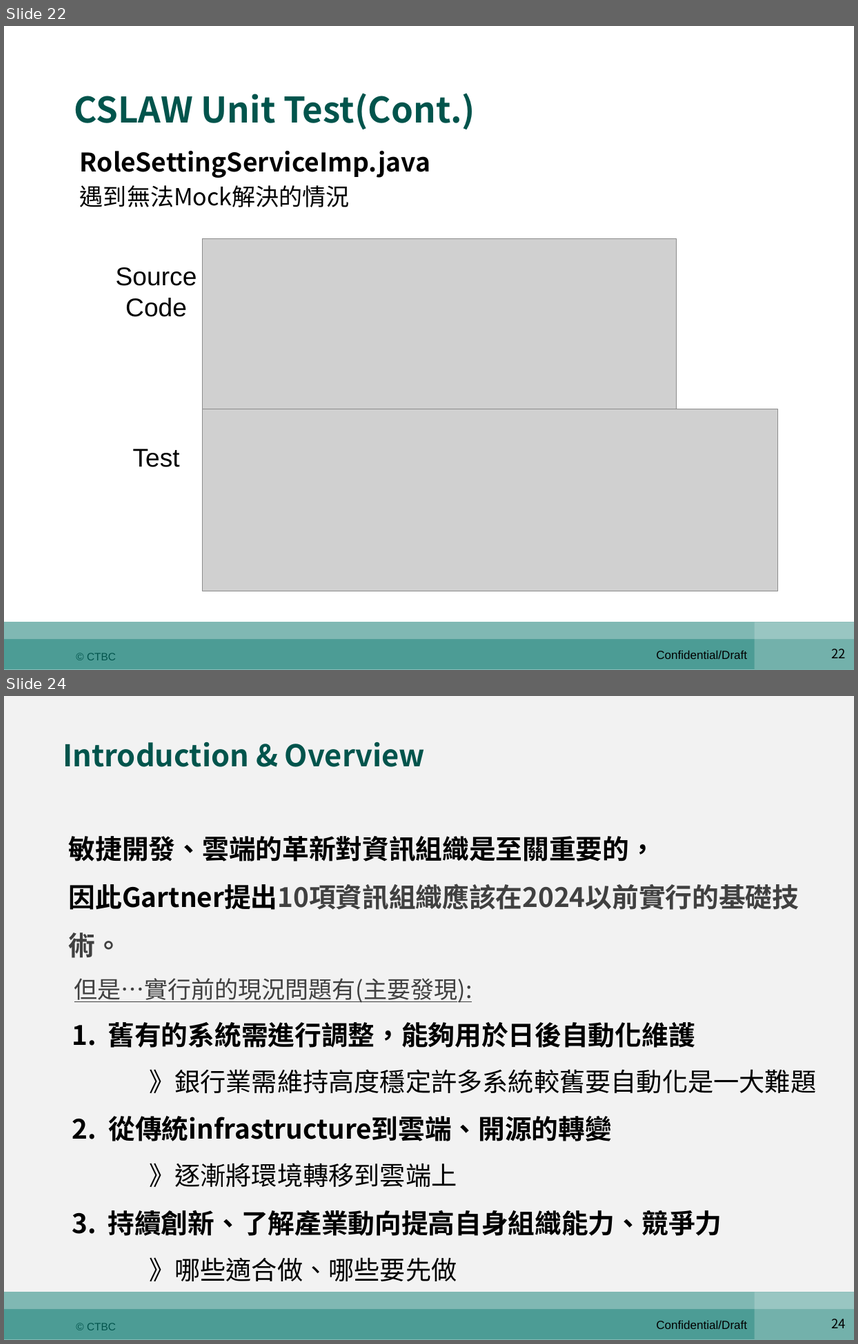
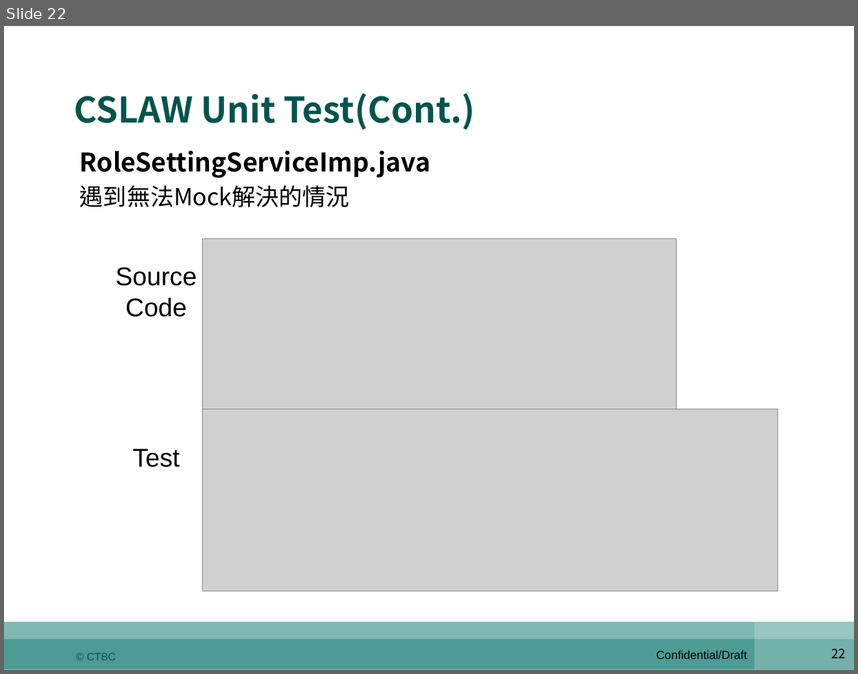
Before and after one commit to shaven105/duh, a slide deck: QQ2.pptx. Shown one above the other, each under a label of ours: slides 22 and 24 before the commit, slide 22 after it; the slides between them are not shown. The pictures are 858x1344 and 858x674 pixels, drawn with LibreOffice and Linux fonts; fonts in the diff are those of the drawing; grey boxes stand for pictures. Boxes give left, top, right and bottom in pixels: in the first picture for what was removed or moved away, otherwise in the second. Text is boxed around its words. In the diff, an @@ line names an element or a change of style, - is before the commit and + after.

```diff
--- a/QQ2.pptx
+++ b/QQ2.pptx
@@ slide 24 removed at [4, 696, 854, 1340], background #F2F2F2; not listed: 7 template elements that a slide beside it also shows @@
@@ title removed at [63, 742, 425, 767] @@
-Introduction & Overview
@@ text removed at [69, 836, 799, 1003] @@
-敏捷開發、雲端的革新對資訊組織是至關重要的，
-因此Gartner提出10項資訊組織應該在2024以前實行的基礎技術。
-但是…實行前的現況問題有(主要發現):
@@ text removed at [72, 1022, 816, 1282] @@
-1. 舊有的系統需進行調整，能夠用於日後自動化維護
-》銀行業需維持高度穩定許多系統較舊要自動化是一大難題
-2. 從傳統infrastructure到雲端、開源的轉變
-》逐漸將環境轉移到雲端上
-3. 持續創新、了解產業動向提高自身組織能力、競爭力
-》哪些適合做、哪些要先做
```
Also in this commit, not shown: 6 slides changed, 4 slides added, 14 other slides removed, 3 other files.
